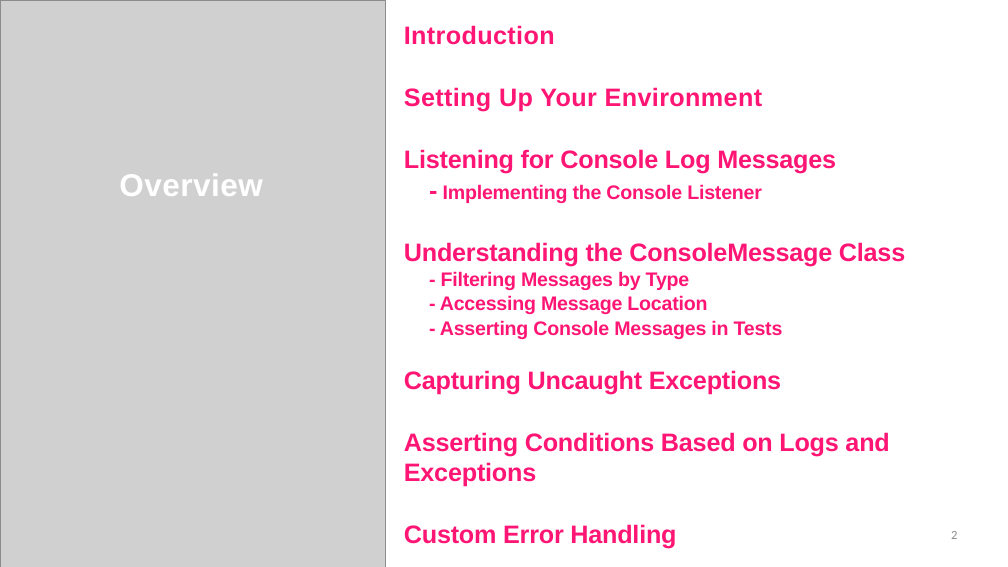
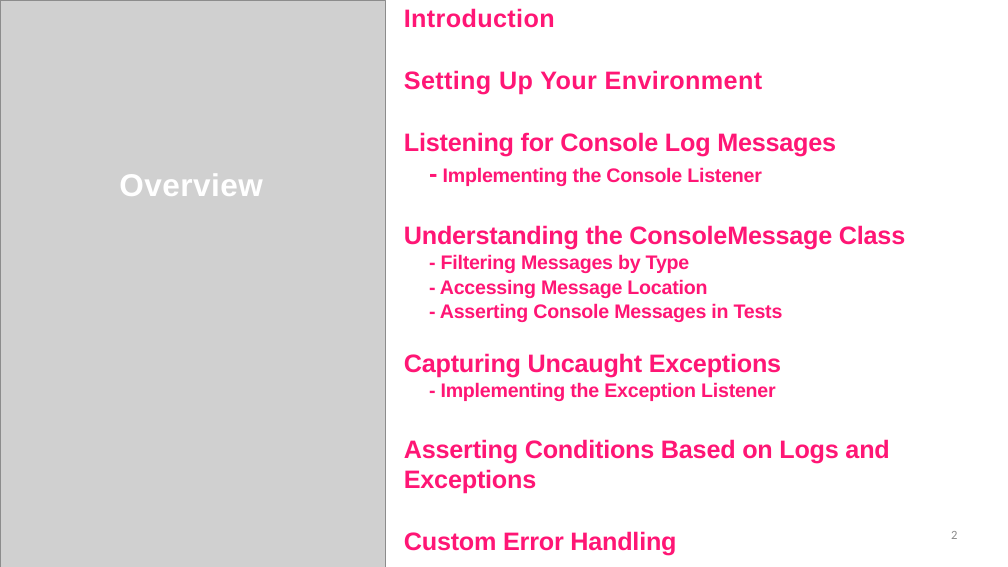
Before and after one commit to StevenJoseph19/Capgemini-Playwright-July-2024, a slide deck: slide 2 of Day 9-10/Slides/10. Understanding Test Results, Logs and Custom Error Handling/understanding-test-results-logs-and-custom-error-handling-slides.pptx. Drawn at 1008x567 pixels with LibreOffice and Linux fonts; fonts in the diff are those of the drawing; grey boxes stand for pictures. Boxes give left, top, right and bottom in pixels: in the first picture for what was removed or moved away, otherwise in the second. Text is boxed around its words. In the diff, an @@ line names an element or a change of style, - is before the commit and + after.

```diff
--- a/Day 9-10/Slides/10. Understanding Test Results, Logs and Custom Error Handling/understanding-test-results-logs-and-custom-error-handling-slides.pptx
+++ b/Day 9-10/Slides/10. Understanding Test Results, Logs and Custom Error Handling/understanding-test-results-logs-and-custom-error-handling-slides.pptx
@@ text "Introduction": place and size @@
-text "Introduction" at box(404, 25, 905, 548)
+text "Introduction" at box(404, 8, 905, 556)
@@ text at box(441, 382, 776, 401): paragraph added @@
+- Implementing the Exception Listener
```
Also in this commit, not shown: 1 other slide changed, 3 other files.
